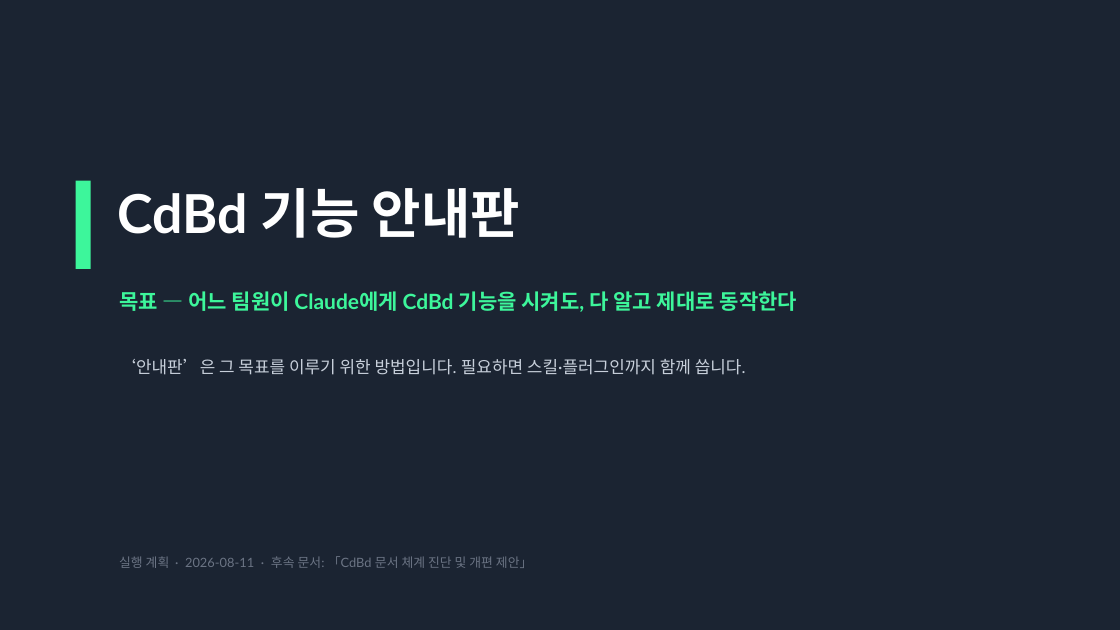
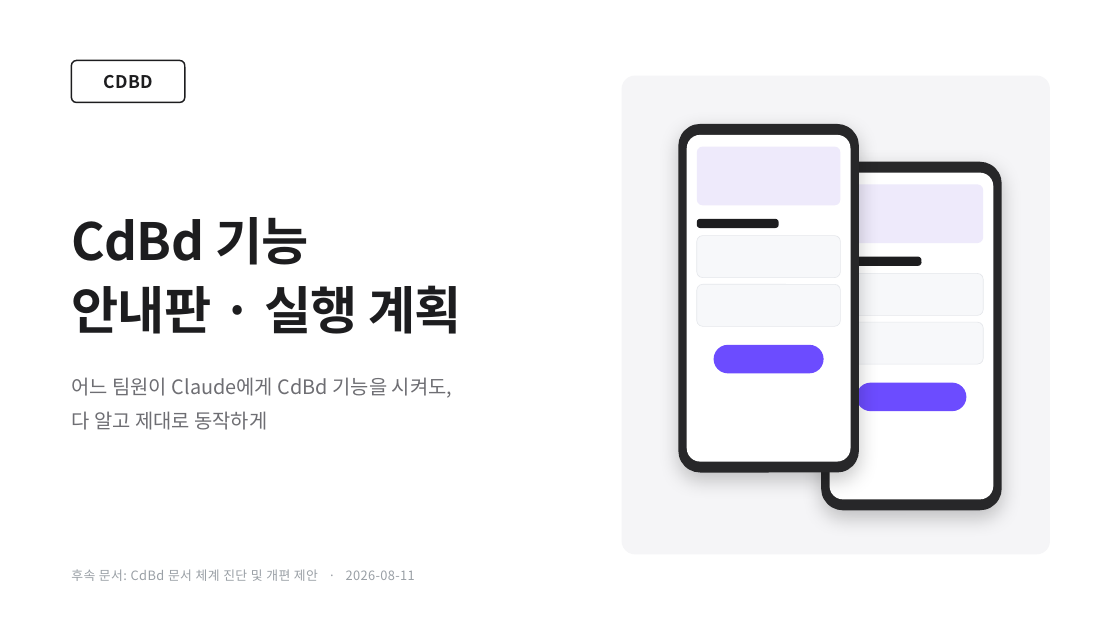
Before and after one commit to CdBd-in/design, a slide deck: slide 1 of _기능 안내판 실행 계획.pptx. Drawn at 1120x630 pixels with LibreOffice and Linux fonts; fonts in the diff are those of the drawing. Boxes give left, top, right and bottom in pixels: in the first picture for what was removed or moved away, otherwise in the second. Text is boxed around its words. In the diff, an @@ line names an element or a change of style, - is before the commit and + after.

```diff
--- a/_기능 안내판 실행 계획.pptx
+++ b/_기능 안내판 실행 계획.pptx
@@ rectangle removed at (0,0,1120,630) @@
@@ rounded rectangle added at (71,60,185,103), outline #1D1D1F 1.25 pt @@
@@ text added at (103,75,153,88), 15 pt, text #1D1D1F, bold @@
+CDBD
@@ rounded rectangle added at (622,76,1050,555), fill #F5F5F7 @@
@@ rounded rectangle added at (678,124,859,473), fill #272729 @@
@@ rounded rectangle added at (687,134,851,461), fill #FFFFFF @@
@@ rounded rectangle added at (697,147,840,206), fill #EEEAFB @@
@@ rounded rectangle added at (822,162,1002,511), fill #272729 @@
@@ rounded rectangle added at (830,173,994,500), fill #FFFFFF @@
@@ rectangle removed at (76,181,91,269) @@
@@ rounded rectangle added at (839,184,983,243), fill #EEEAFB @@
@@ text at (71,217,462,334): text changed; size 46 to 44 pt; font Lato to Noto Sans CJK KR; text colour #FFFFFF to #1D1D1F @@
-CdBd 기능 안내판
+CdBd 기능
+안내판 · 실행 계획
@@ rounded rectangle added at (697,218,778,228), fill #1D1D1F @@
@@ rounded rectangle added at (697,236,840,278), fill #F7F8FA, outline #E5E7EB 0.5 pt @@
@@ rounded rectangle added at (839,257,921,266), fill #1D1D1F @@
@@ rounded rectangle added at (697,284,840,326), fill #F7F8FA, outline #E5E7EB 0.5 pt @@
@@ rounded rectangle added at (839,273,983,315), fill #F7F8FA, outline #E5E7EB 0.5 pt @@
@@ rounded rectangle added at (839,322,983,364), fill #F7F8FA, outline #E5E7EB 0.5 pt @@
@@ rounded rectangle added at (713,345,823,374), fill #6C4CFF @@
@@ text at (71,377,452,430): text changed; size 14.5 to 17 pt; font Lato to Noto Sans CJK KR; text colour #C7CFDA to #6E6E73 @@
-목표 — 어느 팀원이 Claude에게 CdBd 기능을 시켜도, 다 알고 제대로 동작한다
-‘안내판’은 그 목표를 이루기 위한 방법입니다. 필요하면 스킬·플러그인까지 함께 씁니다.
+어느 팀원이 Claude에게 CdBd 기능을 시켜도,
+다 알고 제대로 동작하게
@@ rounded rectangle added at (857,382,967,411), fill #6C4CFF @@
@@ text at (71,569,415,581): text changed; font Lato to Noto Sans CJK KR; text colour #6B7484 to #9AA0A6 @@
-실행 계획 · 2026-08-11 · 후속 문서: 「CdBd 문서 체계 진단 및 개편 제안」
+후속 문서: CdBd 문서 체계 진단 및 개편 제안 · 2026-08-11
@@ text "후속 문서: CdBd 문서 체계 ..." at (71,569,415,581): vertical alignment top to middle @@
```
Also in this commit, not shown: 6 other slides changed, 4 slides added, 4 slides removed, 2 other files.
